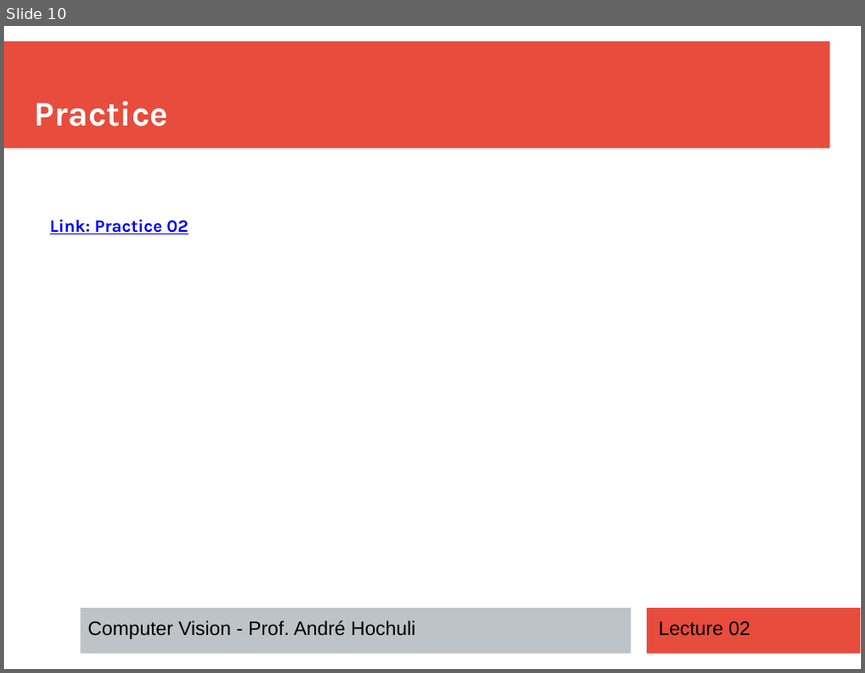
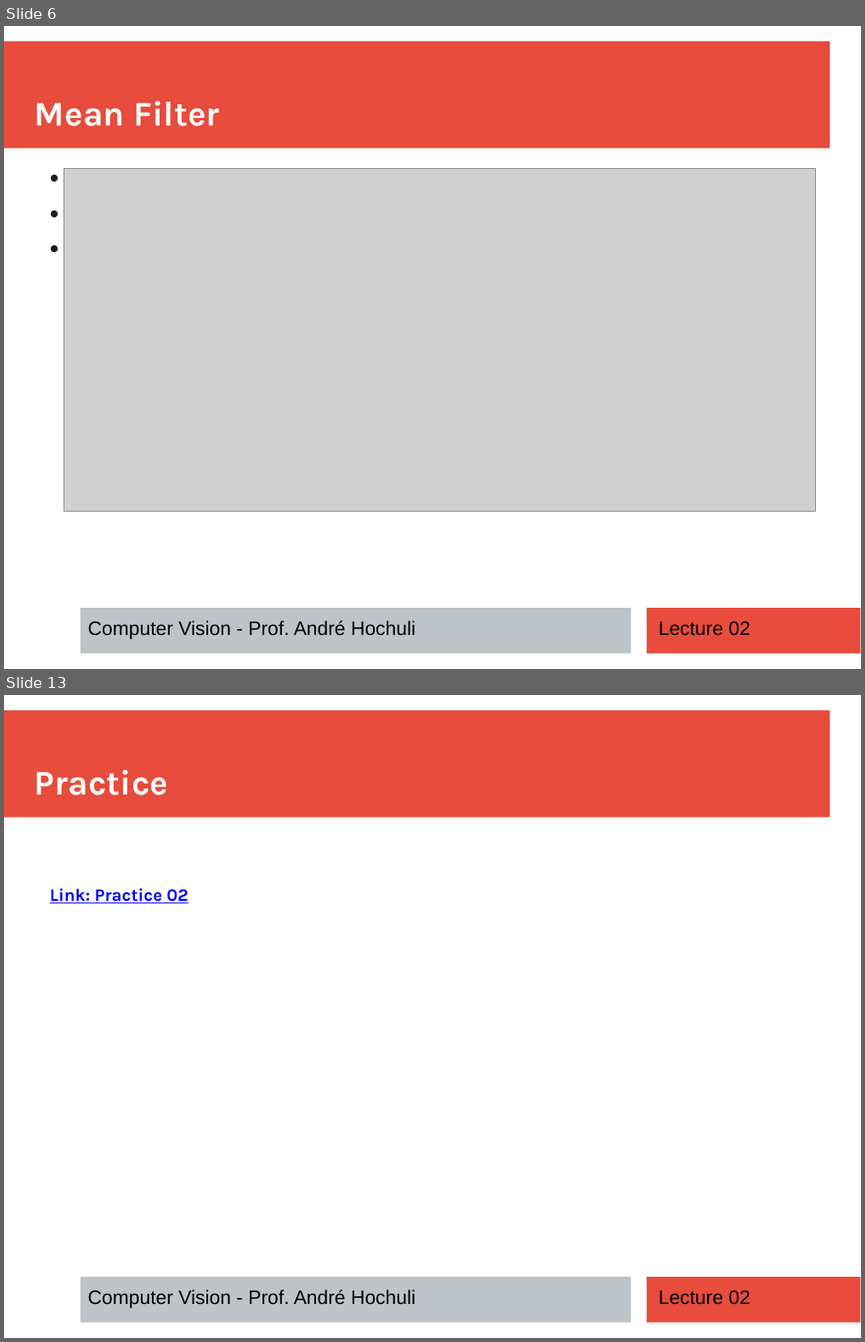
Before and after one commit to andrehochuli/teaching, a slide deck: ComputerVision/Lecture 02 - Image Filtering/Lecture 02 - Image Filtering.pptx. Shown one above the other, each under a label of ours: slide 10 before the commit, slides 6 and 13 after it; the slides between them are not shown. The pictures are 865x673 and 865x1342 pixels, drawn with LibreOffice and Linux fonts; fonts in the diff are those of the drawing; grey boxes stand for pictures. Boxes give left, top, right and bottom in pixels: in the first picture for what was removed or moved away, otherwise in the second. Text is boxed around its words. In the diff, an @@ line names an element or a change of style, - is before the commit and + after.

```diff
--- a/ComputerVision/Lecture 02 - Image Filtering/Lecture 02 - Image Filtering.pptx
+++ b/ComputerVision/Lecture 02 - Image Filtering/Lecture 02 - Image Filtering.pptx
@@ slide 6 added at (4, 26, 861, 669), background #FFFFFF; not listed: 3 template elements that a slide beside it also shows @@
@@ text added at (35, 101, 219, 126), 32 pt, text #FFFFFF, bold @@
+Mean Filter
@@ picture added at (64, 168, 816, 511) @@
@@ text added at (88, 620, 415, 639), 18 pt, text #000000 @@
+Computer Vision - Prof. André Hochuli
@@ text added at (658, 621, 749, 635), 18 pt, text #000000 @@
+Lecture 02
@@ what was slide 10 is now slide 13 @@
```
Also in this commit, not shown: 6 slides changed, 2 other slides added, 2 other files.
